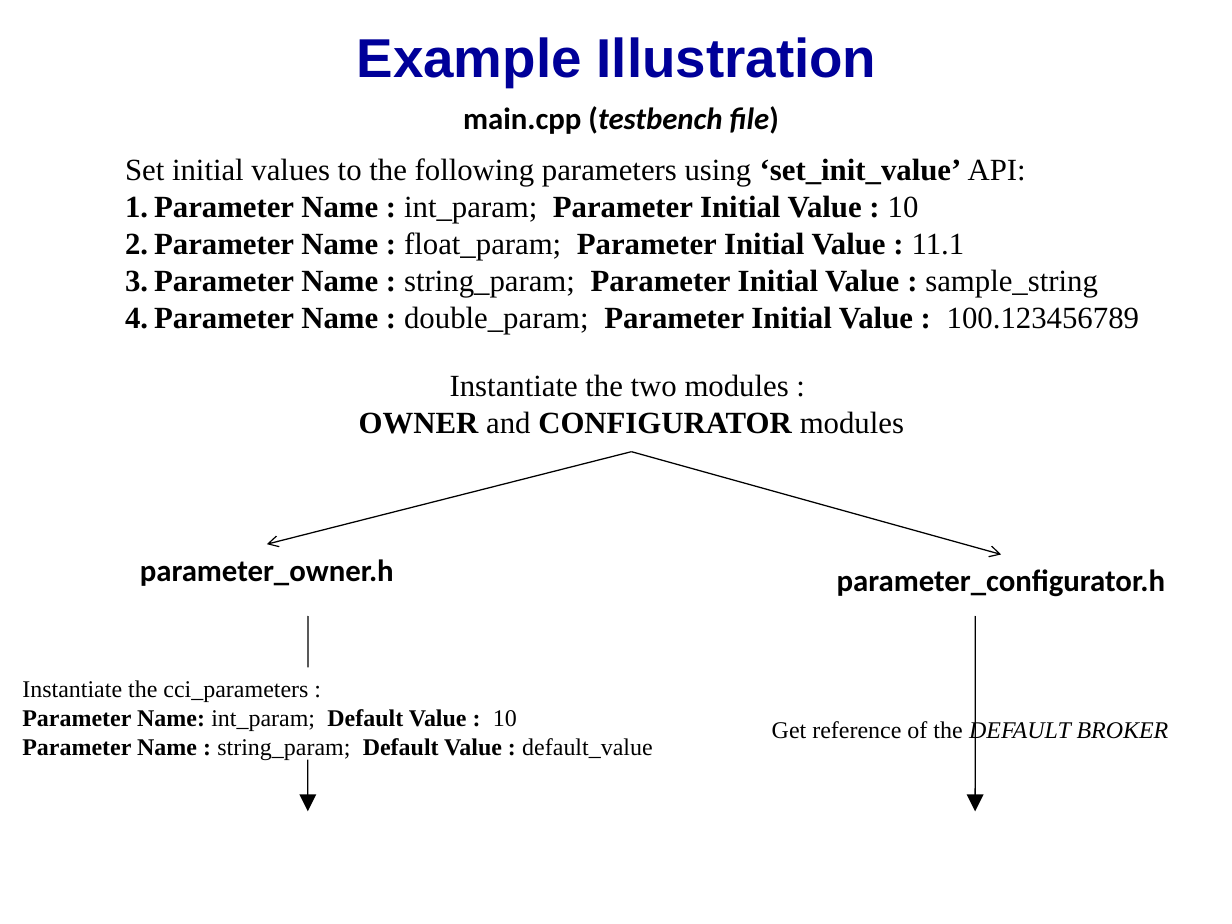
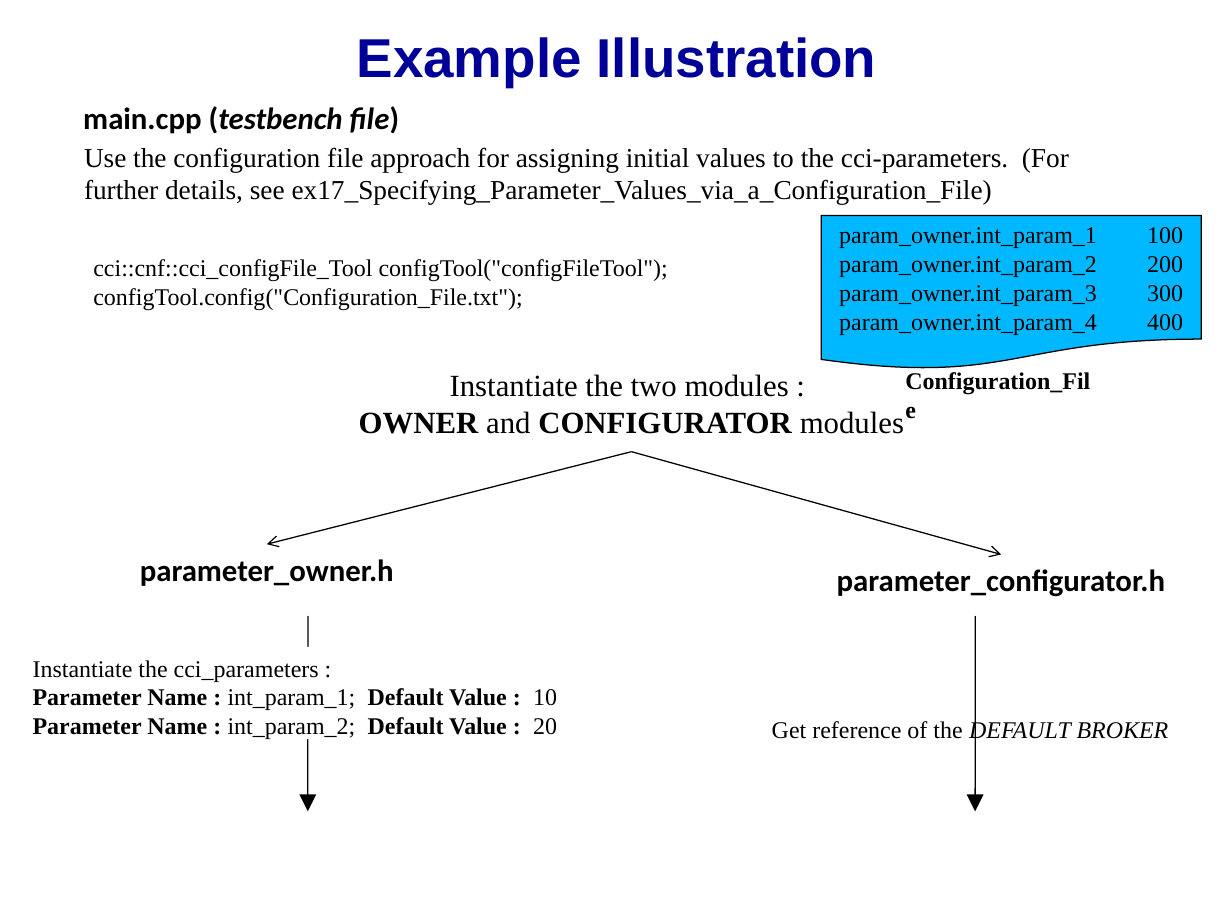
Before and after one commit to accellera-official/cci, a slide deck: slide 3 of examples/ex18_Superset_Parameter_Value_Specification/docs/ex18_Superset_Parameter_Value_Specification.ppt. Drawn at 1232x924 pixels with LibreOffice and Linux fonts; fonts in the diff are those of the drawing; background and template pictures are left out. Boxes give left, top, right and bottom in pixels: in the first picture for what was removed or moved away, otherwise in the second. Text is boxed around its words. In the diff, an @@ line names an element or a change of style, - is before the commit and + after.

```diff
--- a/examples/ex18_Superset_Parameter_Value_Specification/docs/ex18_Superset_Parameter_Value_Specification.ppt
+++ b/examples/ex18_Superset_Parameter_Value_Specification/docs/ex18_Superset_Parameter_Value_Specification.ppt
@@ text "main.cpp (testbench file)": place and size @@
-text "main.cpp (testbench file)" at (463,106,780,134)
+text "main.cpp (testbench file)" at (83,106,400,134)
@@ text at (84,147,1069,205): text changed; size 18 to 16 pt; bold off @@
-Set initial values to the following parameters using ‘set_init_value’ API:
-1. Parameter Name : int_param; Parameter Initial Value : 10
-2. Parameter Name : float_param; Parameter Initial Value : 11.1
-3. Parameter Name : string_param; Parameter Initial Value : sample_string
-4. Parameter Name : double_param; Parameter Initial Value : 100.123456789
+Use the configuration file approach for assigning initial values to the cci-parameters. (For further details, see ex17_Specifying_Parameter_Values_via_a_Configuration_File)
@@ flow chart document added at (822,216,1201,370), fill #00B8FF, outline #000000 0.74 pt, 14 pt, text #000000 @@
+param_owner.int_param_1 100
+param_owner.int_param_2 200
+param_owner.int_param_3 300
+param_owner.int_param_4 400
@@ text added at (93,259,668,310), 14 pt, text #000000 @@
+cci::cnf::cci_configFile_Tool configTool("configFileTool");
+configTool.config("Configuration_File.txt");
@@ text added at (905,372,1090,395), 14 pt, text #000000, bold @@
+Configuration_File
@@ text "Instantiate the cci_parameters :": place and size @@
-text "Instantiate the cci_parameters :" at (22,680,652,761)
+text "Instantiate the cci_parameters :" at (33,660,557,740)
@@ text at (33,688,557,740): text changed @@
-Parameter Name: int_param; Default Value : 10
-Parameter Name : string_param; Default Value : default_value
+Parameter Name : int_param_1; Default Value : 10
+Parameter Name : int_param_2; Default Value : 20
```
Also in this commit, not shown: 3 other slides changed, 33 other files.
